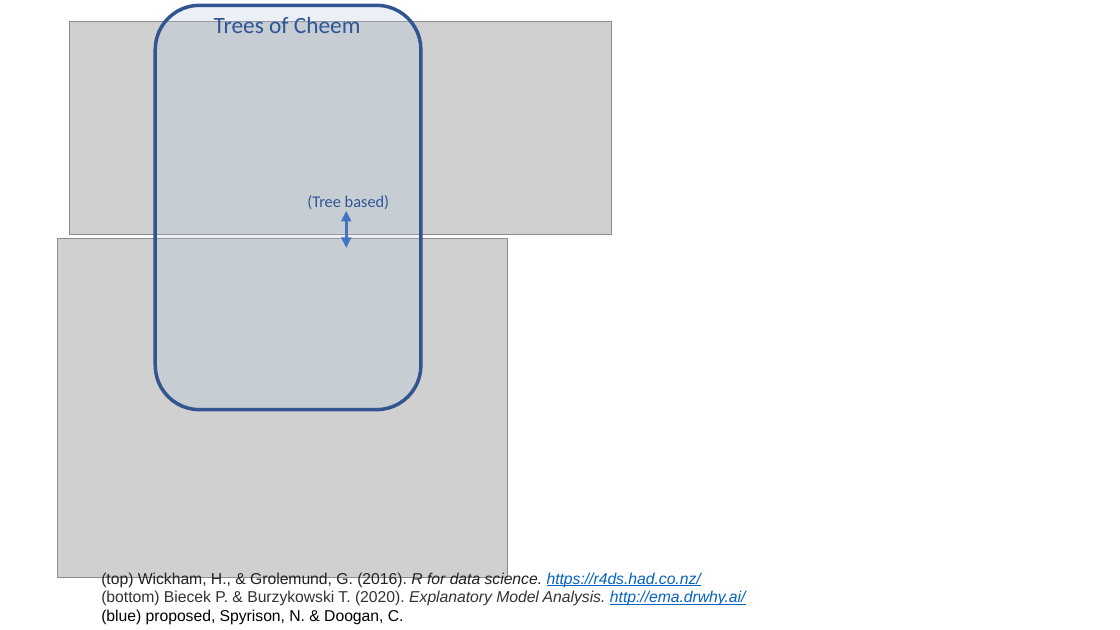
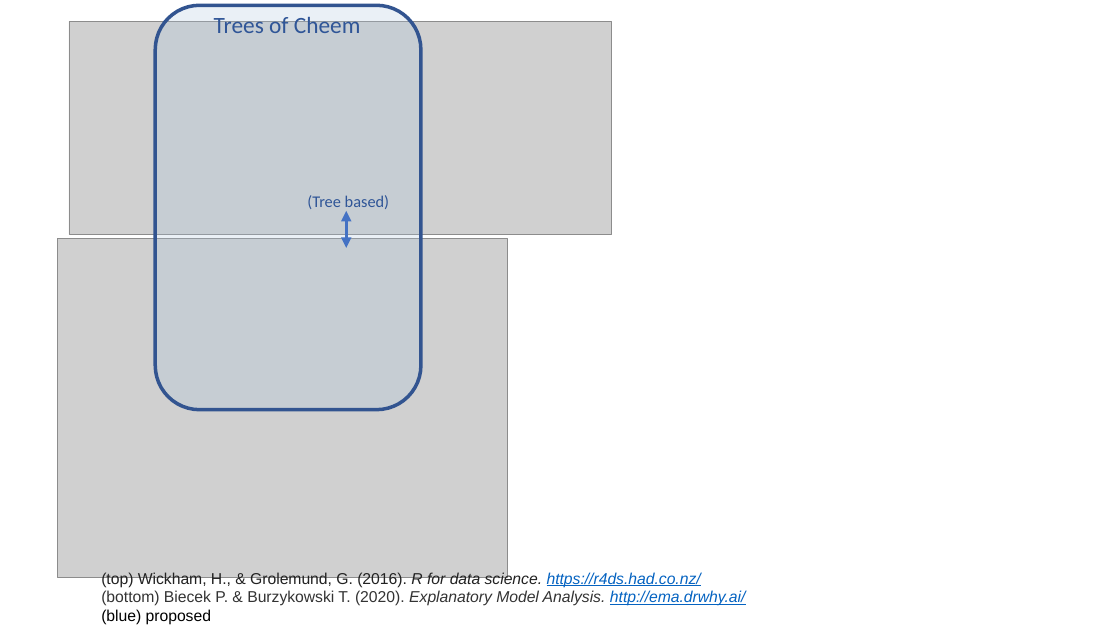
Before and after one commit to nspyrison/ML_EDA, a slide deck: slide 2 of zDesignDrafts/Trees_of_Cheem_pitch.pptx. Drawn at 1120x630 pixels with LibreOffice and Linux fonts; fonts in the diff are those of the drawing; grey boxes stand for pictures. Boxes give left, top, right and bottom in pixels: in the first picture for what was removed or moved away, otherwise in the second. Text is boxed around its words. In the diff, an @@ line names an element or a change of style, - is before the commit and + after.

```diff
--- a/zDesignDrafts/Trees_of_Cheem_pitch.pptx
+++ b/zDesignDrafts/Trees_of_Cheem_pitch.pptx
@@ text at box(101, 609, 211, 625): text changed @@
-(blue) proposed, Spyrison, N. & Doogan, C.
+(blue) proposed
```
Also in this commit, not shown: 1 other slide changed, 1 slide added, 3 other files.
